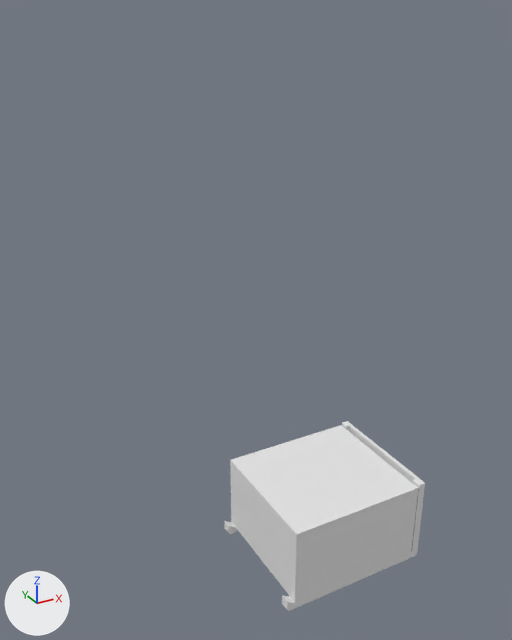
The Blender file psubracket.blend as it was, and as the next commit left it.
Rendered twice from a 50 mm camera at (-0.369, -0.475, 0.503) aimed at (-0.023, 0.155, 0.189). The lights are fixed; the arrows at lower left show +X, +Y and +Z.

Objects in the first picture: 'bracket', 'psu'.
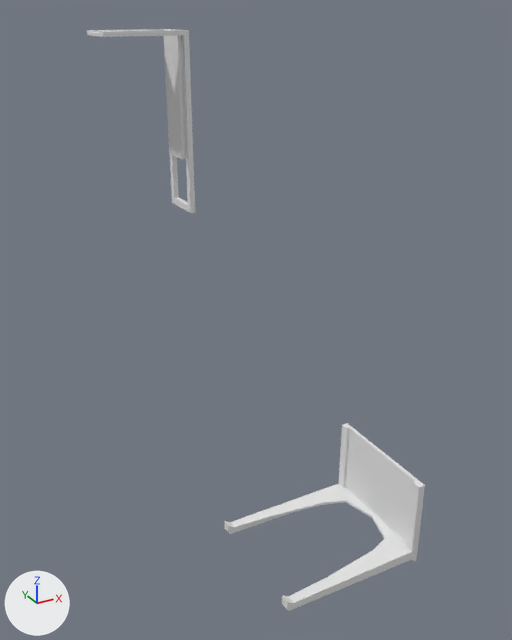
The newer file is also turned or shifted as a whole; pictures and numbers use the older file's frame.

The change, as a list of edits to the scene's bpy script:
```text
Add me_cube_003:
    me_cube_003.from_pydata(...)  # 57 vertices, 65 faces; spans x -0.14..0.063, y -0.025..0.033, z -0.024..0.072
Change ob_psu:
    add ob_psu.hide_render = True
Add ob_pcie_bracket:
    ob_pcie_bracket = bpy.data.objects.new('pcie-bracket', me_cube_003)
    ob_pcie_bracket.location = (-0.055, 0.317, 0.419)
    ob_pcie_bracket.rotation_euler = (0.0, -1.571, 0.0)  # degrees (0, -90, 0)
Add ob_pcie:
    ob_pcie = bpy.data.objects.new('pcie', me_cube_001.copy())  # the mesh of ob_psu
    ob_pcie.location = (-0.036, 0.321, 0.412)
    ob_pcie.rotation_euler = (0.0, -3.142, 0.0)  # degrees (0, -180, 0)
    ob_pcie.scale = (0.005, 0.02, 0.07)
```

Boxes [x1, y1, x2, y2] around the edits, measured in the pictures (512 x 640 px):
'psu', hidden
    before: [230, 425, 418, 602]
'pcie-bracket', added
    after: [87, 29, 195, 213]
'pcie', added
    after: [163, 29, 186, 159]
'bracket', unchanged, uncovered by the edit
    before: [224, 421, 425, 611]
    after: [224, 423, 425, 611]
